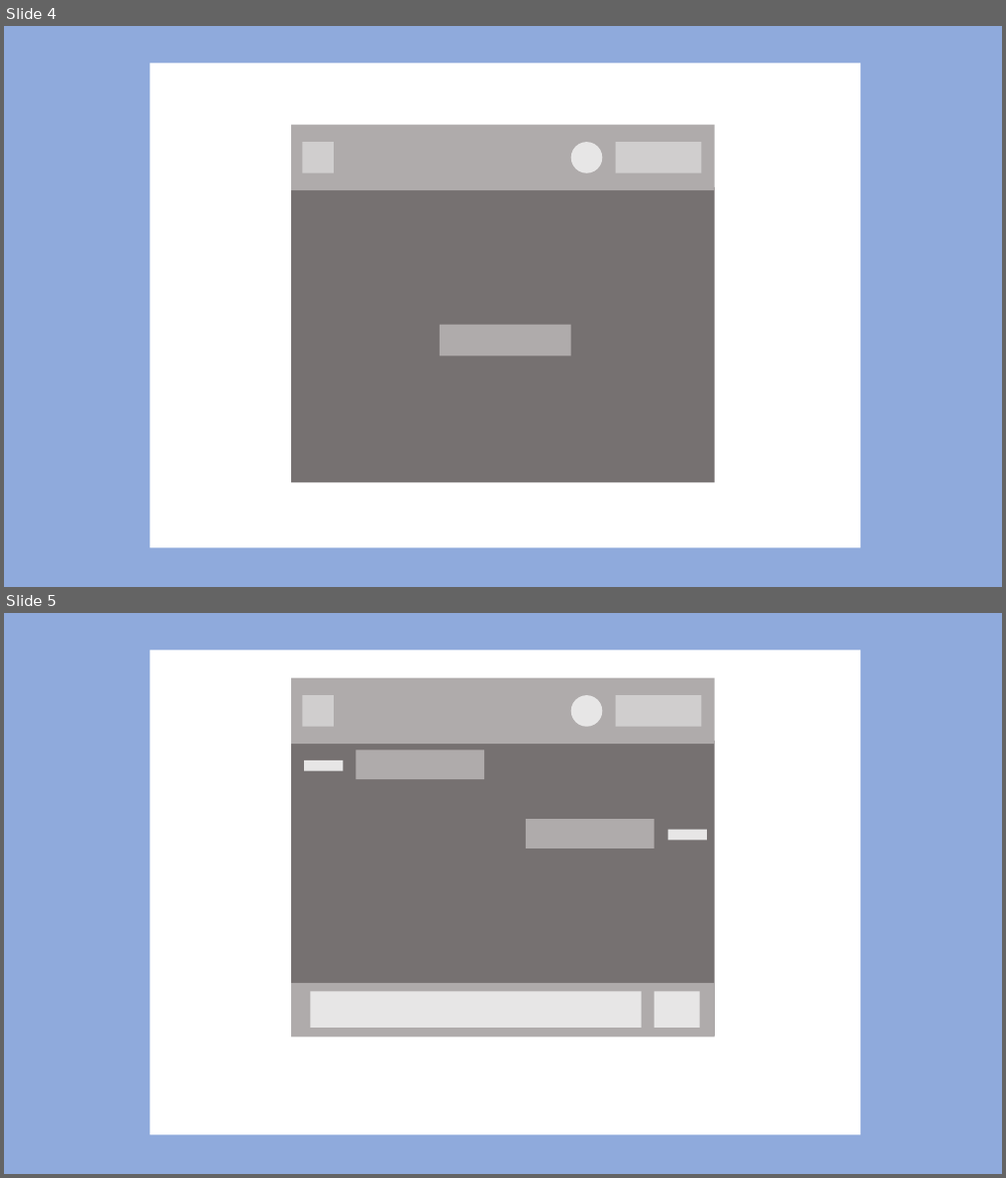
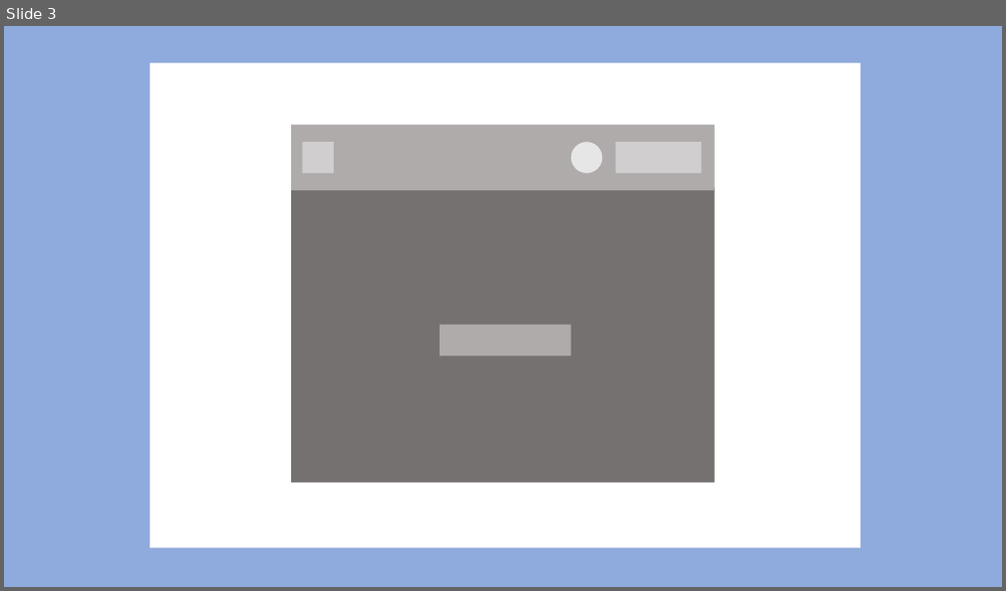
Before and after one commit to jaelyung/Lets-chat, a slide deck: src/main/resources/doc/화면레이아웃.pptx. Shown one above the other, each under a label of ours: slides 4 and 5 before the commit, slide 3 after it. The pictures are 1006x1178 and 1006x591 pixels, drawn with LibreOffice and Linux fonts; fonts in the diff are those of the drawing. Boxes give left, top, right and bottom in pixels: in the first picture for what was removed or moved away, otherwise in the second. Text is boxed around its words. In the diff, an @@ line names an element or a change of style, - is before the commit and + after.

```diff
--- a/src/main/resources/doc/화면레이아웃.pptx
+++ b/src/main/resources/doc/화면레이아웃.pptx
@@ slide 5 removed at [4,613,1002,1174], background #8FAADC @@
@@ rectangle removed at [150,650,860,1135] @@
@@ rectangle removed at [291,678,715,744] @@
@@ rectangle removed at [303,695,334,727] @@
@@ ellipse removed at [571,695,603,727] @@
@@ rectangle removed at [616,695,702,727] @@
@@ rectangle removed at [291,741,715,1037] @@
@@ rectangle removed at [304,761,344,771] @@
@@ rectangle removed at [355,750,484,779] @@
@@ rectangle removed at [526,819,654,848] @@
@@ rectangle removed at [668,830,707,840] @@
@@ rectangle removed at [291,983,715,1038] @@
@@ rectangle removed at [310,992,642,1028] @@
@@ rectangle removed at [654,992,700,1028] @@
@@ what was slide 4 is now slide 3 @@
```
Also in this commit, not shown: 1 slide added, 1 other slide removed.
